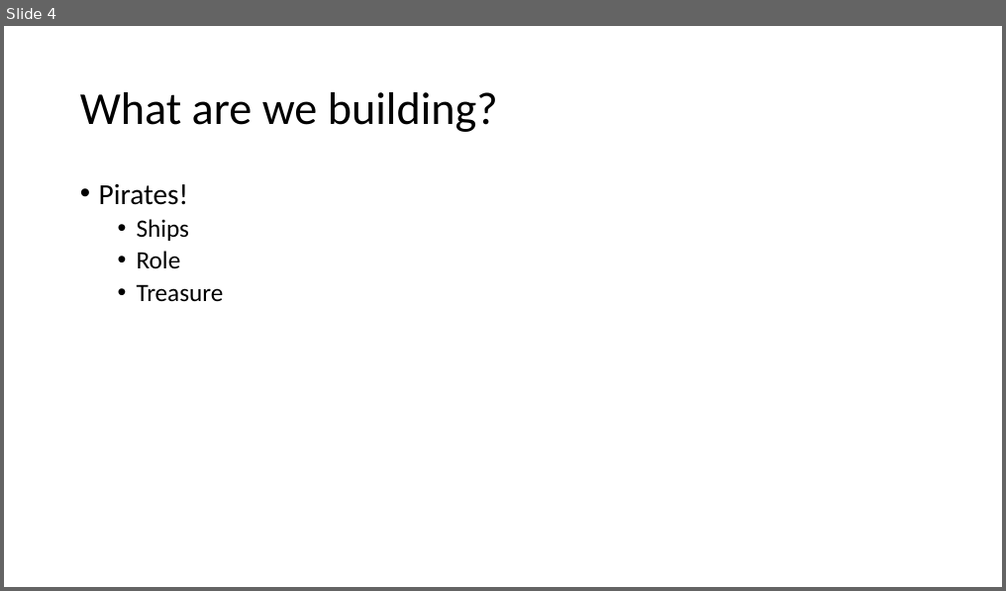
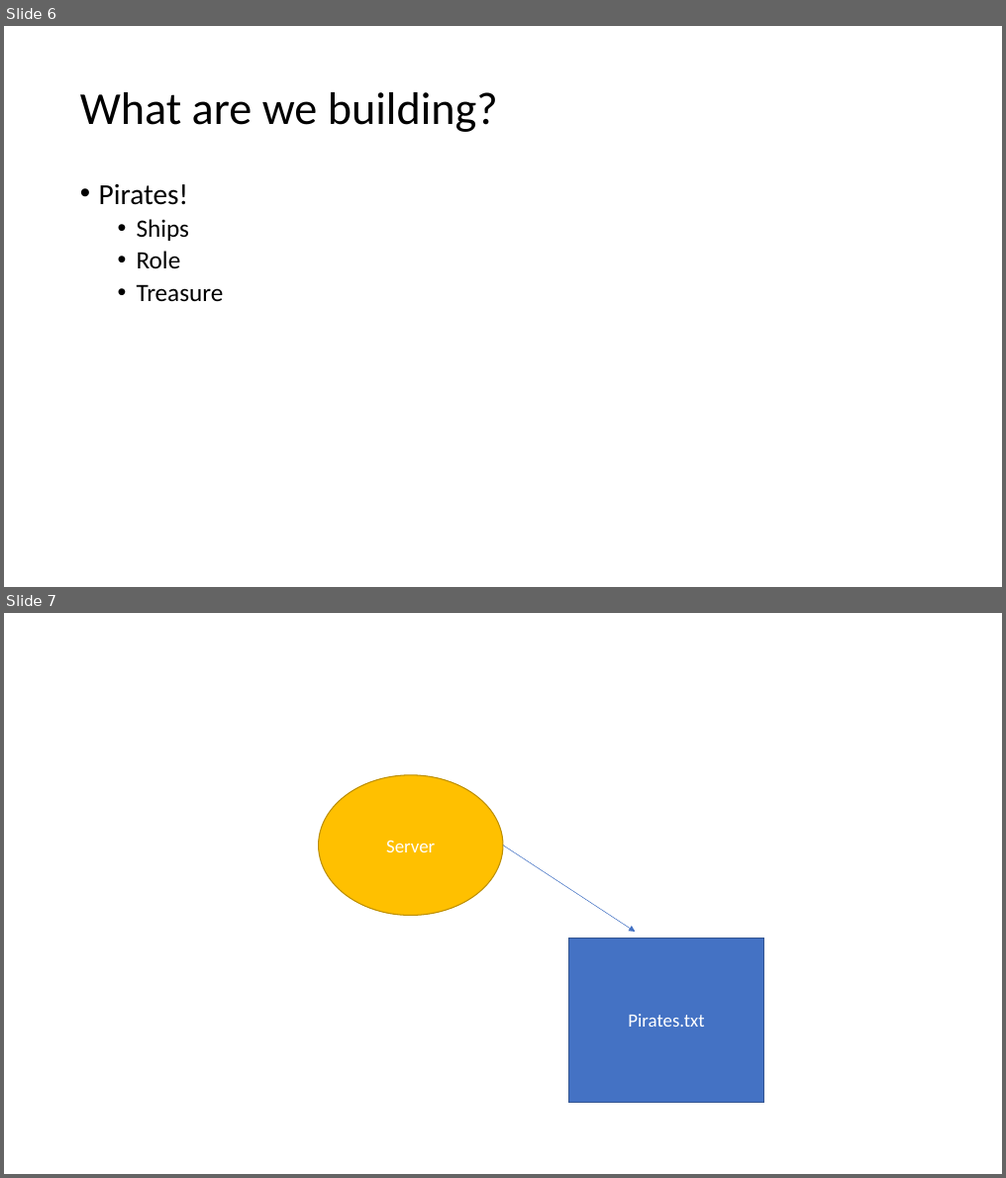
Before and after one commit to 2011JavaReact/Training, a slide deck: Week1/Week1Java.pptx. Shown one above the other, each under a label of ours: slide 4 before the commit, slides 6 and 7 after it. The pictures are 1006x591 and 1006x1178 pixels, drawn with LibreOffice and Linux fonts; fonts in the diff are those of the drawing. Boxes give left, top, right and bottom in pixels: in the first picture for what was removed or moved away, otherwise in the second. Text is boxed around its words. In the diff, an @@ line names an element or a change of style, - is before the commit and + after.

```diff
--- a/Week1/Week1Java.pptx
+++ b/Week1/Week1Java.pptx
@@ slide 7 added at [4,613,1002,1174], background #FFFFFF @@
@@ ellipse added at [319,775,503,916], fill #FFC000, outline #BD8E00 1 pt, 18 pt, text #FFFFFF @@
+Server
@@ arrow added from (503, 845) to (635, 932), #4472C4 0.5 pt @@
@@ rectangle added at [569,938,764,1103], fill #4472C4, outline #325491 1 pt, 18 pt, text #FFFFFF @@
+Pirates.txt
@@ what was slide 4 is now slide 6 @@
```
Also in this commit, not shown: 2 other slides added, 56 other files.
